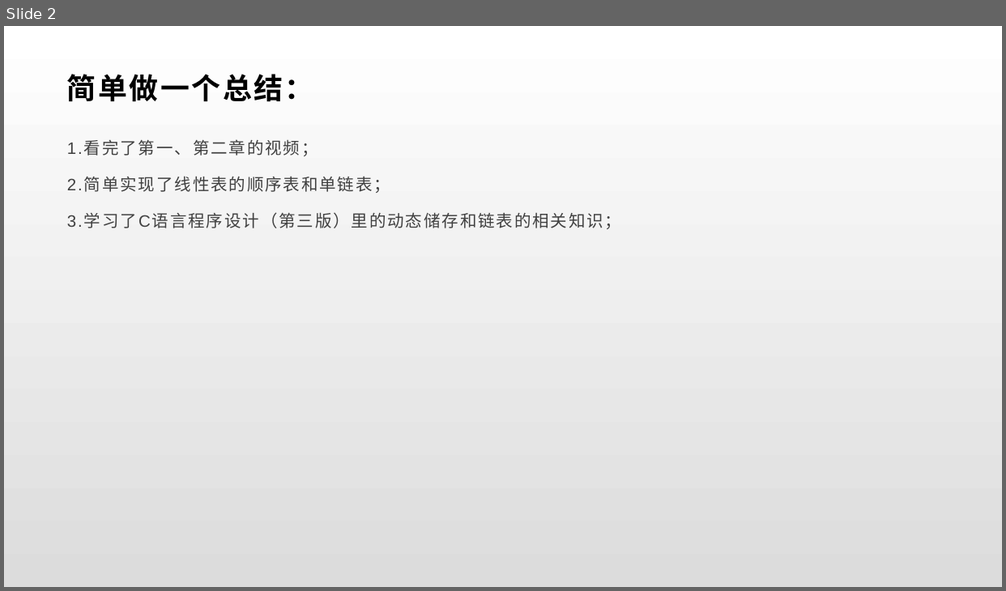
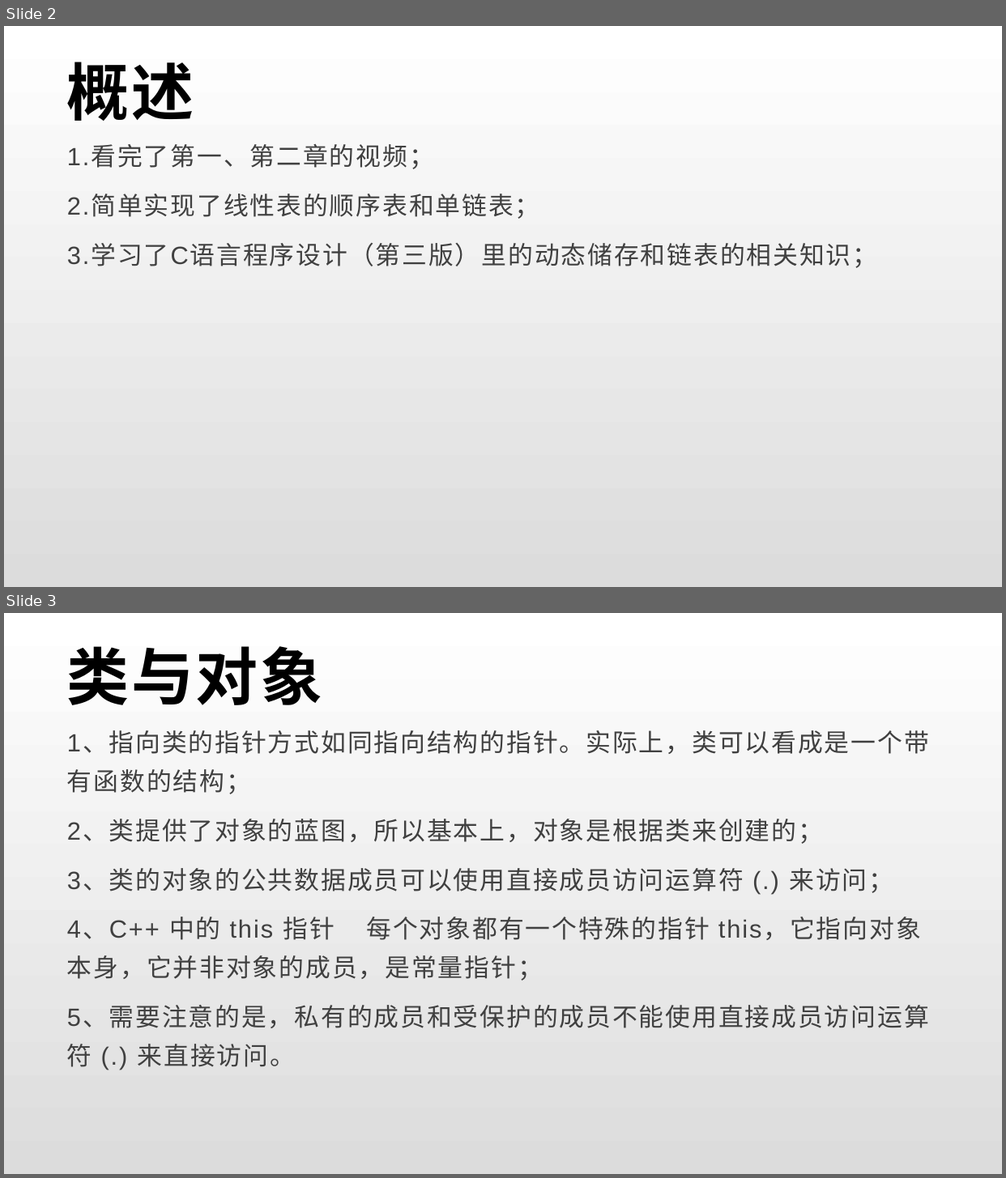
Before and after one commit to SSPUlearningteam1/WHS, a slide deck: 20200113-20190117王华胜.pptx. Shown one above the other, each under a label of ours: slide 2 before the commit, slides 2 and 3 after it. The pictures are 1006x591 and 1006x1178 pixels, drawn with LibreOffice and Linux fonts; fonts in the diff are those of the drawing. Boxes give left, top, right and bottom in pixels: in the first picture for what was removed or moved away, otherwise in the second. Text is boxed around its words. In the diff, an @@ line names an element or a change of style, - is before the commit and + after.

```diff
--- a/20200113-20190117王华胜.pptx
+++ b/20200113-20190117王华胜.pptx
@@ slide 3 added at bbox=[4, 613, 1002, 1174], background gradient #FFFFFF to #DCDCDC @@
@@ title added at bbox=[67, 646, 323, 705], 60 pt, text #000000, bold @@
+类与对象
@@ text added at bbox=[67, 731, 929, 1067], 24 pt, text #404040 @@
+1、指向类的指针方式如同指向结构的指针。实际上，类可以看成是一个带有函数的结构；
+2、类提供了对象的蓝图，所以基本上，对象是根据类来创建的；
+3、类的对象的公共数据成员可以使用直接成员访问运算符 (.) 来访问；
+4、C++ 中的 this 指针 每个对象都有一个特殊的指针 this，它指向对象本身，它并非对象的成员，是常量指针；
+5、需要注意的是，私有的成员和受保护的成员不能使用直接成员访问运算符 (.) 来直接访问。
@@ slide 2 changed as well @@
@@ title at bbox=[67, 62, 194, 121]: text changed; size 28 to 60 pt @@
-简单做一个总结：
+概述
@@ text "1.看完了第一、第二章的视频；" at bbox=[67, 146, 877, 268]: size 16 to 24 pt @@
```
Also in this commit, not shown: 1 other slide changed, 4 other slides added.
